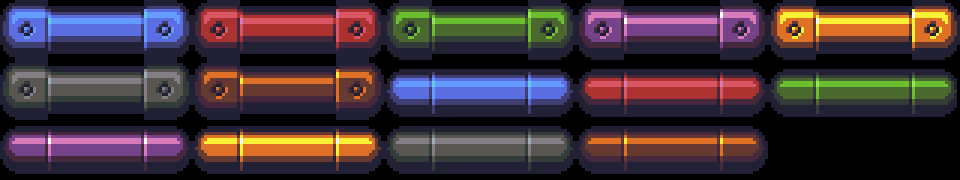
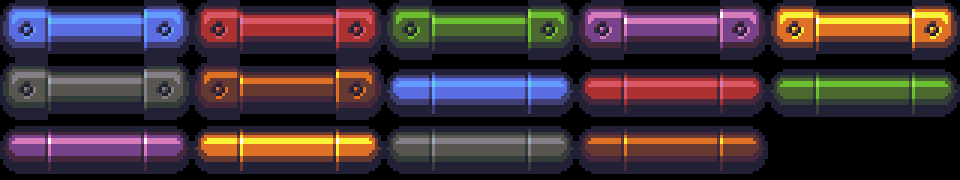
Comparing the layer stacks of the two 960 x 180 images. Changes:
painted on "Background" over [957, 84, 960, 102]
